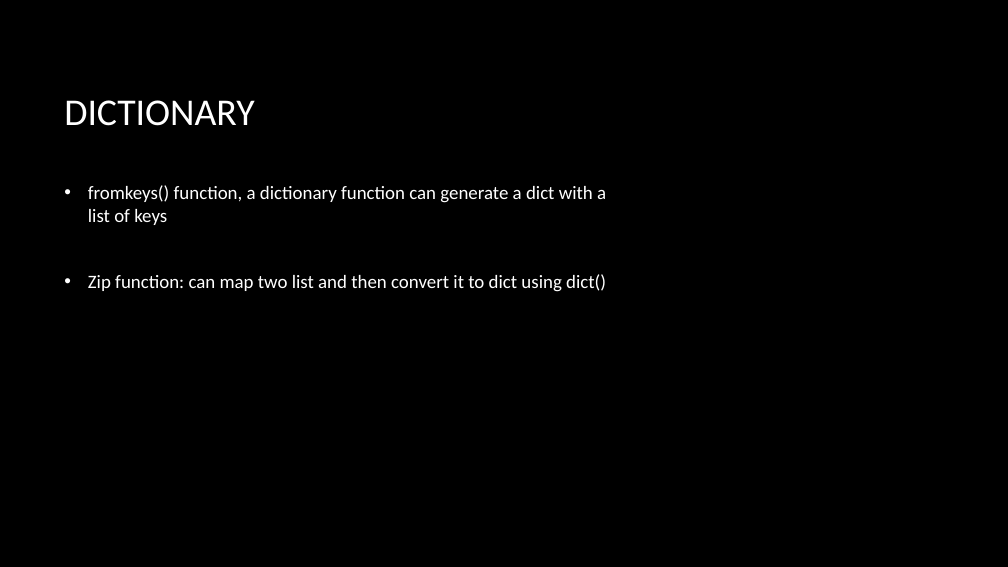
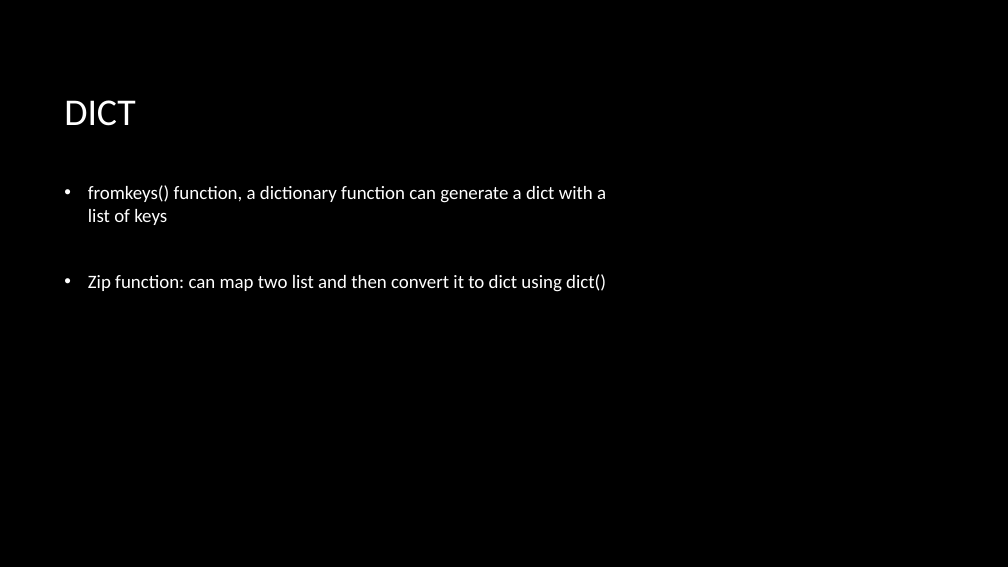
Before and after one commit to bon-netizen/Python-Class-Beginner, a slide deck: slide 15 of Py B - unit 3.pptx (slide 11 before the commit). Drawn at 1008x567 pixels with LibreOffice and Linux fonts; fonts in the diff are those of the drawing; background and template pictures are left out. Boxes give left, top, right and bottom in pixels: in the first picture for what was removed or moved away, otherwise in the second. Text is boxed around its words. In the diff, an @@ line names an element or a change of style, - is before the commit and + after.

```diff
--- a/Py B - unit 3.pptx
+++ b/Py B - unit 3.pptx
@@ title at (x1=64, y1=100, x2=135, y2=126): text changed @@
-DICTIONARY
+DICT
```
Also in this commit, not shown: 2 other slides changed, 5 slides added, 11 other files.
